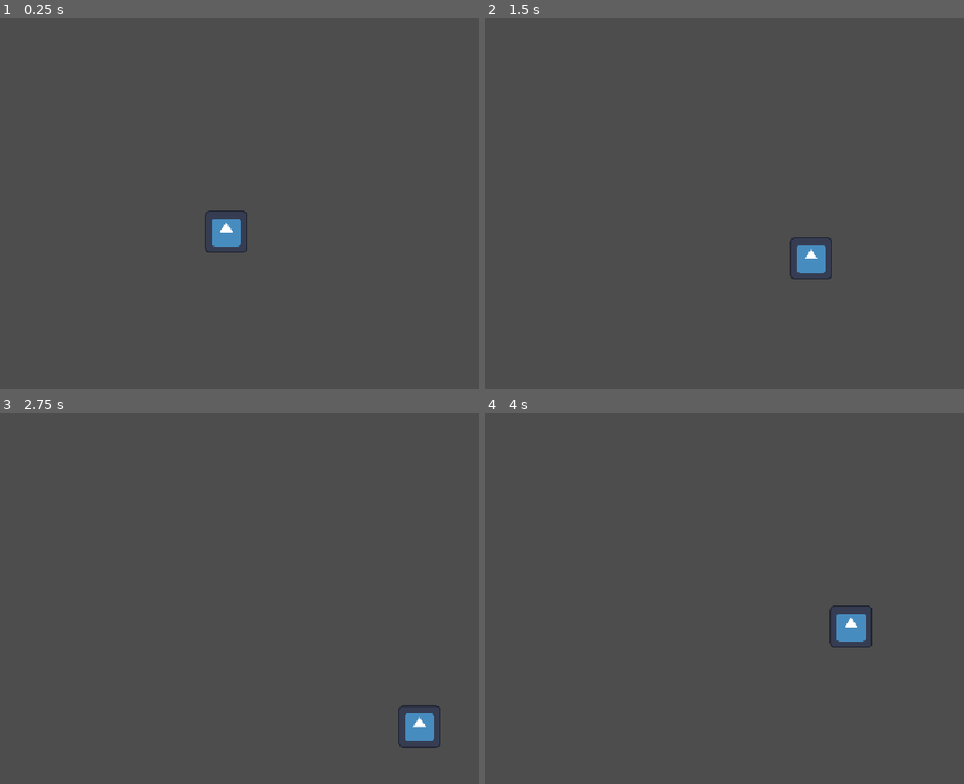
Above: before the commit, frames 1-4 (two rows, left to right).
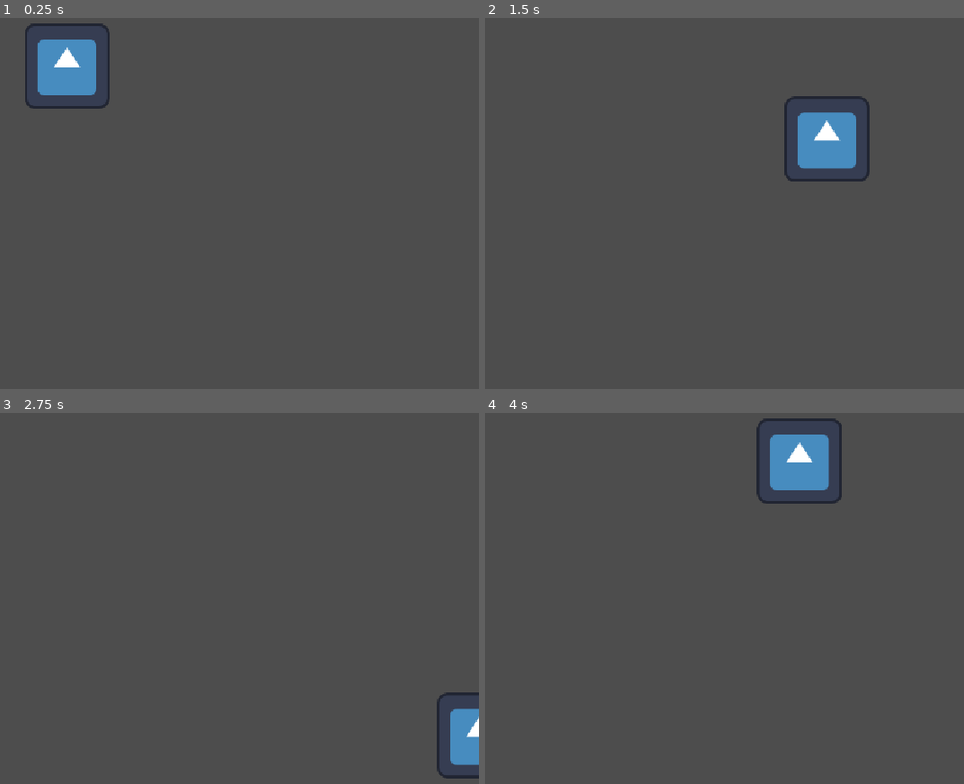
Above: after the commit, the same moments.

Repository: amirsoleimani7/godot-projects
Game: Godot game, scene res://player.tscn
Same seed, same stepped clock (60 frames per second), same inputs: the game is played once before the commit and once after it. The engine's default icon, where the game draws it, is replaced by a stand-in: a white triangle on a blue panel in a dark square.
Inputs:
- Up to frame 1 (0.25 s): no input
- Up to frame 2 (1.5 s): tap Enter at 0.5 s; hold D (move_right) 0.53-1.28 s; hold S (move_down) from 1.28 s (still down)
- Up to frame 3 (2.75 s): release S (move_down) at 2.03 s; hold D (move_right) from 2.03 s (still down)
- Up to frame 4 (4 s): release D (move_right) at 2.78 s; hold W (move_up) 2.78-3.53 s; hold A (move_left) from 3.53 s (still down)

The runs differ from the first frame. In frame 1, 2.9% of the frame differs, in the area x 5-52%, y 1-64%; in frame 2, 3.0%; in frame 3, 1.8%; in frame 4, 3.0%, in the area x 56-81%, y 1-64%.

Commit message:
screen clamp added

Diff:
--- a/project-2/test-game/player.gd
+++ b/project-2/test-game/player.gd
@@ -2,7 +2,6 @@
 
 @export var speed = 200
 var input_vector =  Vector2.ZERO
-
 
 func _ready():
 	print("player is ready")
@@ -10,7 +9,6 @@
 func _process(delta):
 
 	input_vector = Vector2.ZERO
-
 	if Input.is_action_pressed("move_up"):
 		input_vector.y -= 1
 
@@ -25,3 +23,7 @@
 
 	input_vector = input_vector.normalized()
 	position  += input_vector * speed * delta
+
+	var screen_size = get_viewport_rect().size # getting the size of the screen
+	position.x = clamp(position.x , 0 , screen_size.x)
+	position.y = clamp(position.y , 0 , screen_size.y)
--- a/project-2/test-game/player.tscn
+++ b/project-2/test-game/player.tscn
@@ -7,16 +7,18 @@
 size = Vector2(127.5, 128)
 
 [node name="Player" type="Node2D"]
-scale = Vector2(0.5, 0.5)
+position = Vector2(100, 100)
+scale = Vector2(0.503672, 0.498412)
 script = ExtResource("1_onrkg")
+speed = 550
 
 [node name="RigidBody2D" type="RigidBody2D" parent="."]
-position = Vector2(2, 2158)
+scale = Vector2(1.00268, 1.00935)
+disable_mode = 2
+gravity_scale = 0.0
 
 [node name="CollisionShape2D" type="CollisionShape2D" parent="RigidBody2D"]
-position = Vector2(674, -1466)
 shape = SubResource("RectangleShape2D_4flbx")
 
-[node name="Sprite2D" type="Sprite2D" parent="."]
-position = Vector2(678, 698)
+[node name="Sprite2D" type="Sprite2D" parent="RigidBody2D"]
 texture = ExtResource("1_4flbx")
